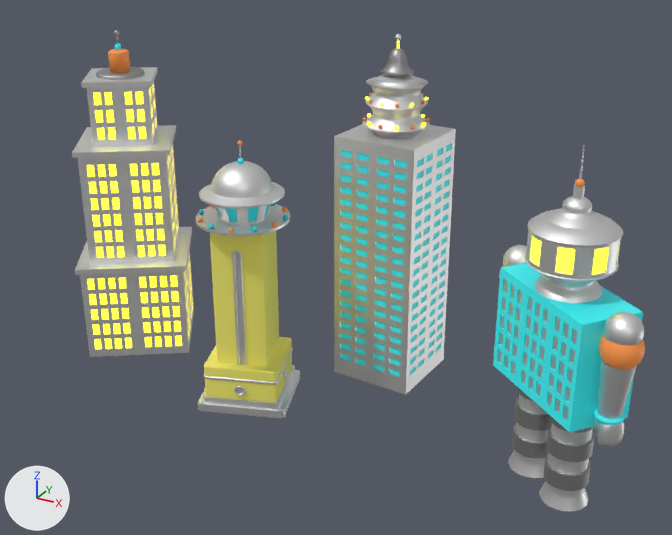
Before and after pictures for a commit that changed the FBX model public/assets/models/Buildings.fbx.
Both versions are drawn from a camera (50 mm lens) standing at (19.1, -3.3, 22.9) and looking at (0.9, 29.8, 6.3). Lighting does not change. The marker at lower left points along +X, +Y and +Z. Where no turn or scale is listed for an object, it has been applied to the vertices.

Before the edit, the objects in view are built like this:
```python
ob_circle_015 = bpy.data.objects.new('Circle.015', me_circle_017)
ob_circle_015.location = (11.62, 27.9, 0.06)
ob_circle_018 = bpy.data.objects.new('Circle.018', me_circle_047)
ob_circle_018.location = (1.97, 33.33, 5.83)
ob_circle_022 = bpy.data.objects.new('Circle.022', me_circle_053)
ob_circle_022.location = (-10.89, 30.19, 0.0)
ob_circle_022.rotation_euler = (0.0, 0.0, 0.591)  # degrees (0, 0, 34)
ob_circle_022.scale = (0.984, 0.984, 1.09)
ob_cube_001 = bpy.data.objects.new('Cube.001', me_cube_003)
ob_cube_001.location = (-2.53, 27.73, 0.0)
ob_cube_001.rotation_euler = (0.0, 0.0, 0.333)  # degrees (0, 0, 19)
ob_cube_001.scale = (1.19, 1.19, 3.69)
```
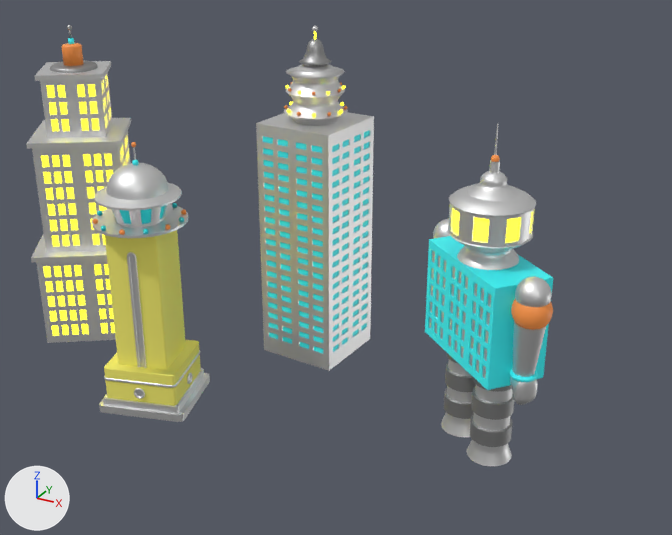
Changed parts and their boxes [x1, y1, x2, y2] in the pictures (672 x 535 px):
'Circle.018', moved: before [334, 34, 456, 395]; after [256, 26, 374, 371]
'Circle.015', moved: before [493, 145, 645, 511]; after [425, 123, 553, 466]
'Circle.022', moved, turned: before [72, 30, 194, 357]; after [26, 25, 131, 343]
'Cube.001', moved, turned: before [196, 140, 300, 418]; after [92, 142, 210, 422]

The edits, one by one:
Object 'Circle.022' (ob_circle_022) moves from (-10.89, 30.19, 0.0) to (-13.86, 30.27, 0.0).
Object 'Circle.022' (ob_circle_022) turns from (0, 0, 34) to (0, 0, 34) degrees about x, y and z.
Object 'Circle.015' (ob_circle_015) moves from (11.62, 27.9, 0.06) to (8.04, 29.23, 0.06).
Object 'Circle.018' (ob_circle_018) moves from (1.97, 33.33, 5.83) to (-2.25, 33.54, 5.83).
Object 'Cube.001' (ob_cube_001) moves from (-2.53, 27.73, 0.0) to (-6.25, 25.42, 0.0).
Object 'Cube.001' (ob_cube_001) turns from (0, 0, 19) to (0, 0, 17) degrees about x, y and z.
